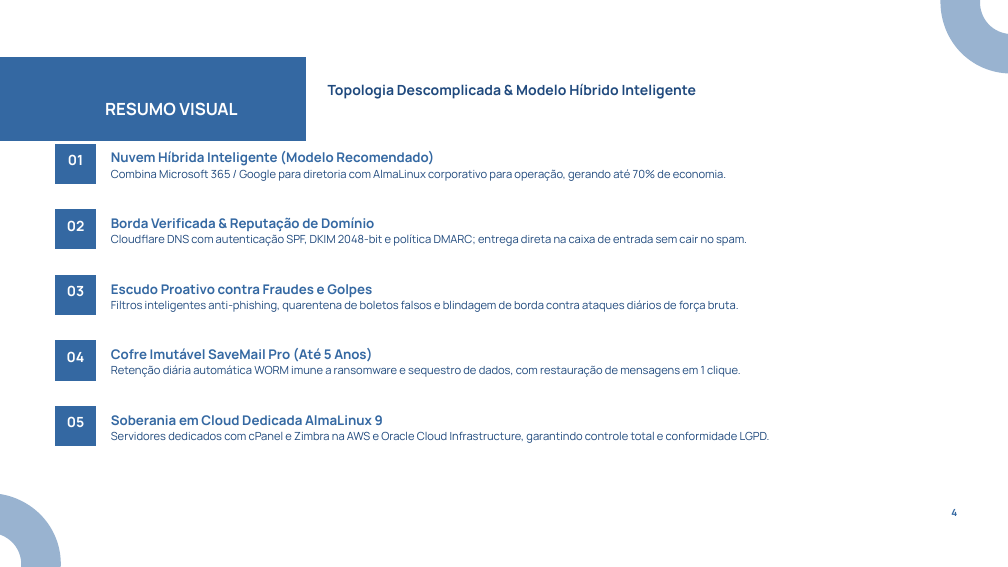
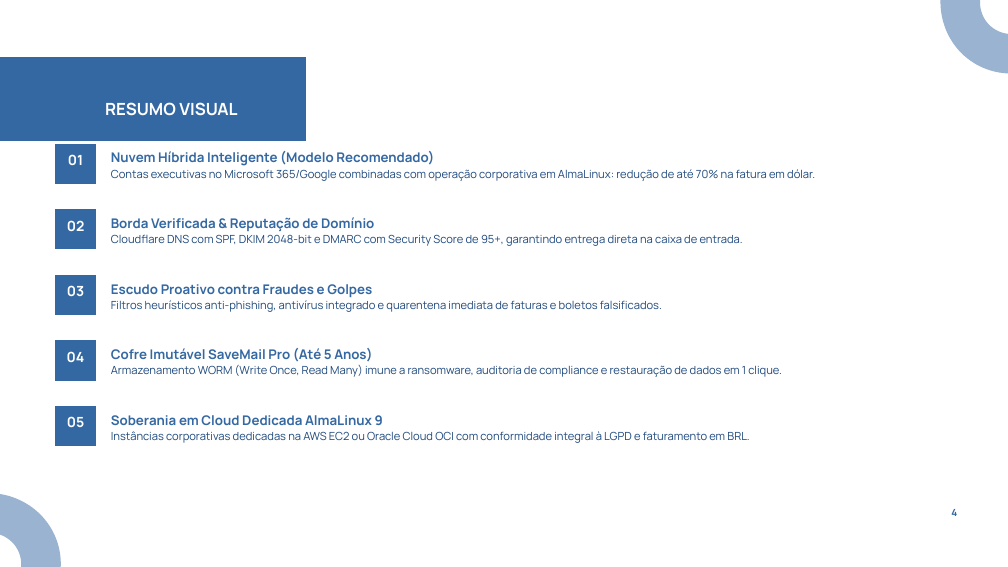
Before and after one commit to Viniciusulpicio/wizard-pattern, a slide deck: slide 4 of PADRAO.pptx. Drawn at 1008x567 pixels with LibreOffice and Linux fonts; fonts in the diff are those of the drawing; background and template pictures are left out. Boxes give left, top, right and bottom in pixels: in the first picture for what was removed or moved away, otherwise in the second. Text is boxed around its words. In the diff, an @@ line names an element or a change of style, - is before the commit and + after.

```diff
--- a/PADRAO.pptx
+++ b/PADRAO.pptx
@@ text "Topologia Descomplicada & Modelo Híbrido ..." at (x1=328, y1=71, x2=907, y2=99): size 20 to 16 pt, text colour #1F497D to #FFFFFF @@
@@ text at (x1=111, y1=169, x2=815, y2=181): text changed @@
-Combina Microsoft 365 / Google para diretoria com AlmaLinux corporativo para operação, gerando até 70% de economia.
+Contas executivas no Microsoft 365/Google combinadas com operação corporativa em AlmaLinux: redução de até 70% na fatura em dólar.
@@ text at (x1=111, y1=234, x2=743, y2=246): text changed @@
-Cloudflare DNS com autenticação SPF, DKIM 2048-bit e política DMARC; entrega direta na caixa de entrada sem cair no spam.
+Cloudflare DNS com SPF, DKIM 2048-bit e DMARC com Security Score de 95+, garantindo entrega direta na caixa de entrada.
@@ text at (x1=111, y1=300, x2=662, y2=312): text changed @@
-Filtros inteligentes anti-phishing, quarentena de boletos falsos e blindagem de borda contra ataques diários de força bruta.
+Filtros heurísticos anti-phishing, antivírus integrado e quarentena imediata de faturas e boletos falsificados.
@@ text at (x1=111, y1=365, x2=782, y2=377): text changed @@
-Retenção diária automática WORM imune a ransomware e sequestro de dados, com restauração de mensagens em 1 clique.
+Armazenamento WORM (Write Once, Read Many) imune a ransomware, auditoria de compliance e restauração de dados em 1 clique.
@@ text at (x1=111, y1=431, x2=749, y2=443): text changed @@
-Servidores dedicados com cPanel e Zimbra na AWS e Oracle Cloud Infrastructure, garantindo controle total e conformidade LGPD.
+Instâncias corporativas dedicadas na AWS EC2 ou Oracle Cloud OCI com conformidade integral à LGPD e faturamento em BRL.
```
Also in this commit, not shown: 4 other slides changed, 8 other files.
